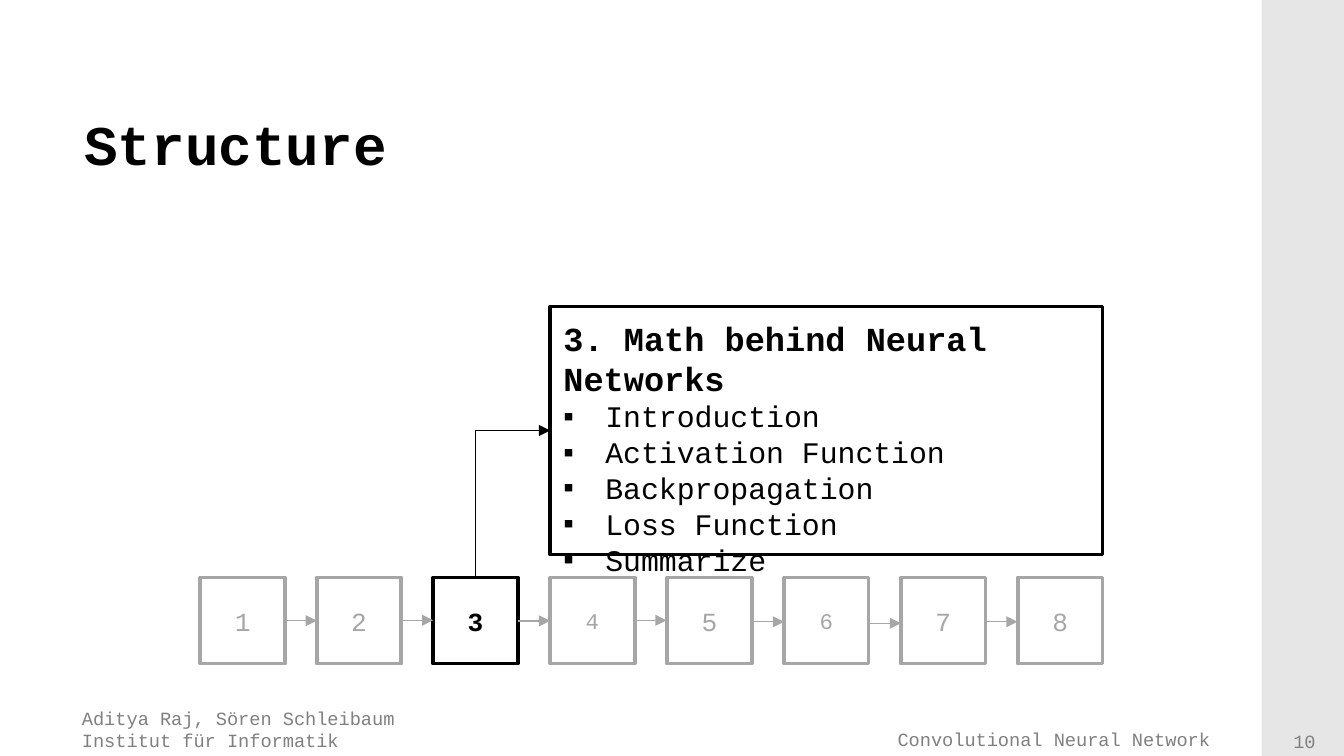
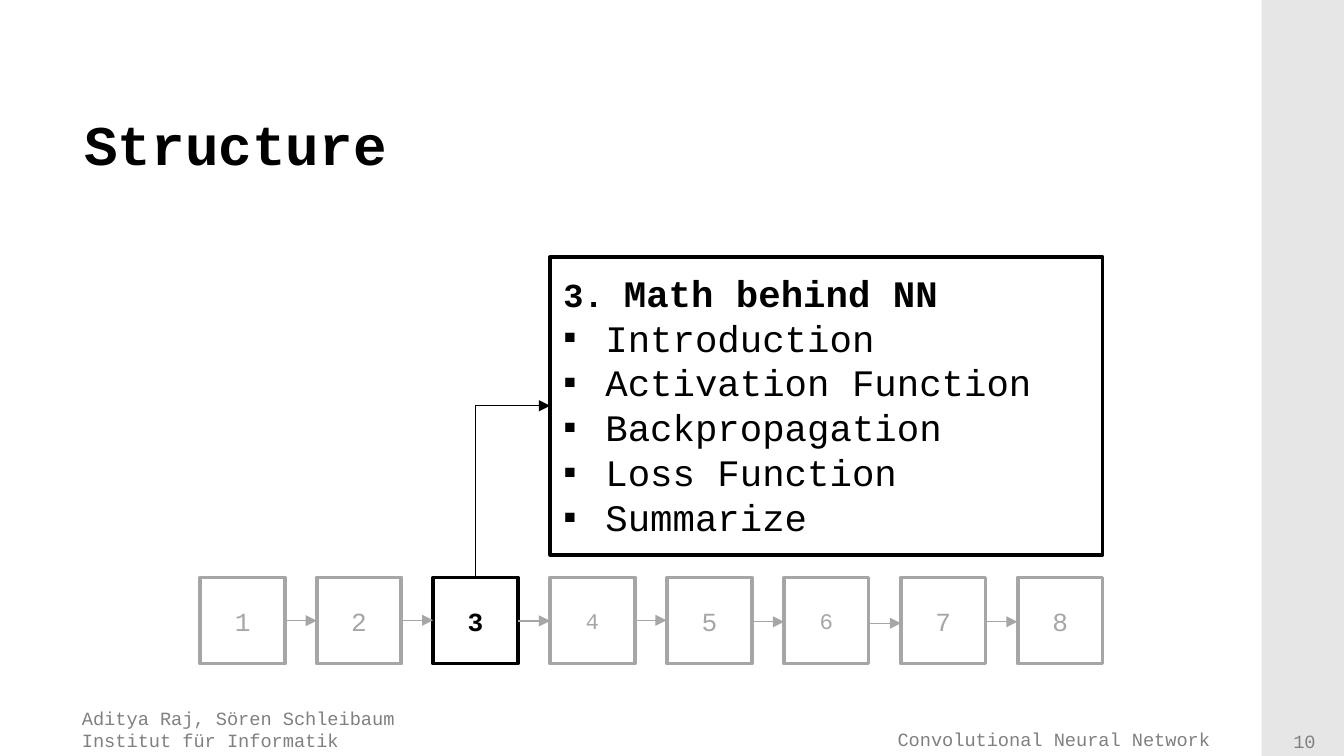
Before and after one commit to adityaraj52/ConvNet, a slide deck: slide 10 of Presentation/Final presentation/Presentation.pptx. Drawn at 1344x756 pixels with LibreOffice and Linux fonts; fonts in the diff are those of the drawing; background and template pictures are left out. Boxes give left, top, right and bottom in pixels: in the first picture for what was removed or moved away, otherwise in the second. Text is boxed around its words. In the diff, an @@ line names an element or a change of style, - is before the commit and + after.

```diff
--- a/Presentation/Final presentation/Presentation.pptx
+++ b/Presentation/Final presentation/Presentation.pptx
@@ text "3. Math behind NN": place and size @@
-text "3. Math behind NN" at (563,326,987,536)
+text "3. Math behind NN" at (563,280,1031,532)
@@ rectangle: place and size @@
-rectangle at (550,306,1102,555)
+rectangle at (550,257,1102,555)
@@ text at (563,280,938,308): text changed; size 18 to 20 pt @@
-3. Math behind Neural Networks
+3. Math behind NN
@@ text at (605,325,1031,532): size 16 to 20 pt in "Introduction", "Activation Function", "Backpropagation", "Loss Function" and 1 more places @@
@@ elbow arrow moved from (476, 578) - (550, 430) to (476, 578) - (550, 406) @@
```
Also in this commit, not shown: 42 other slides changed, 5 slides added, 1 other file.
